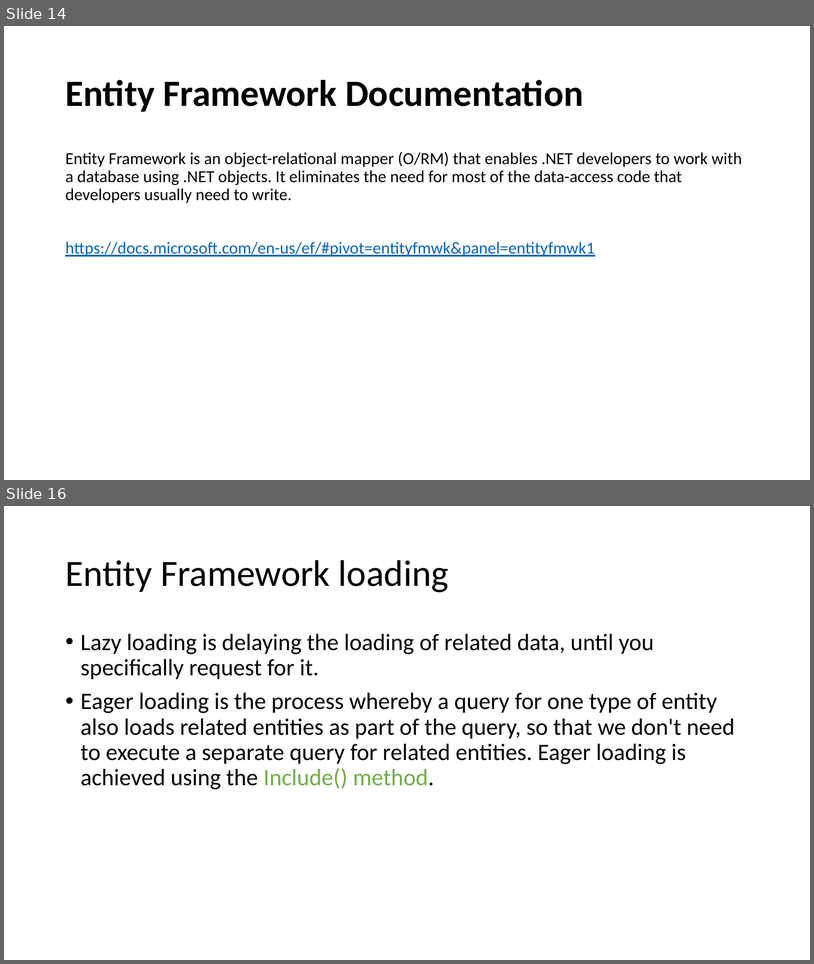
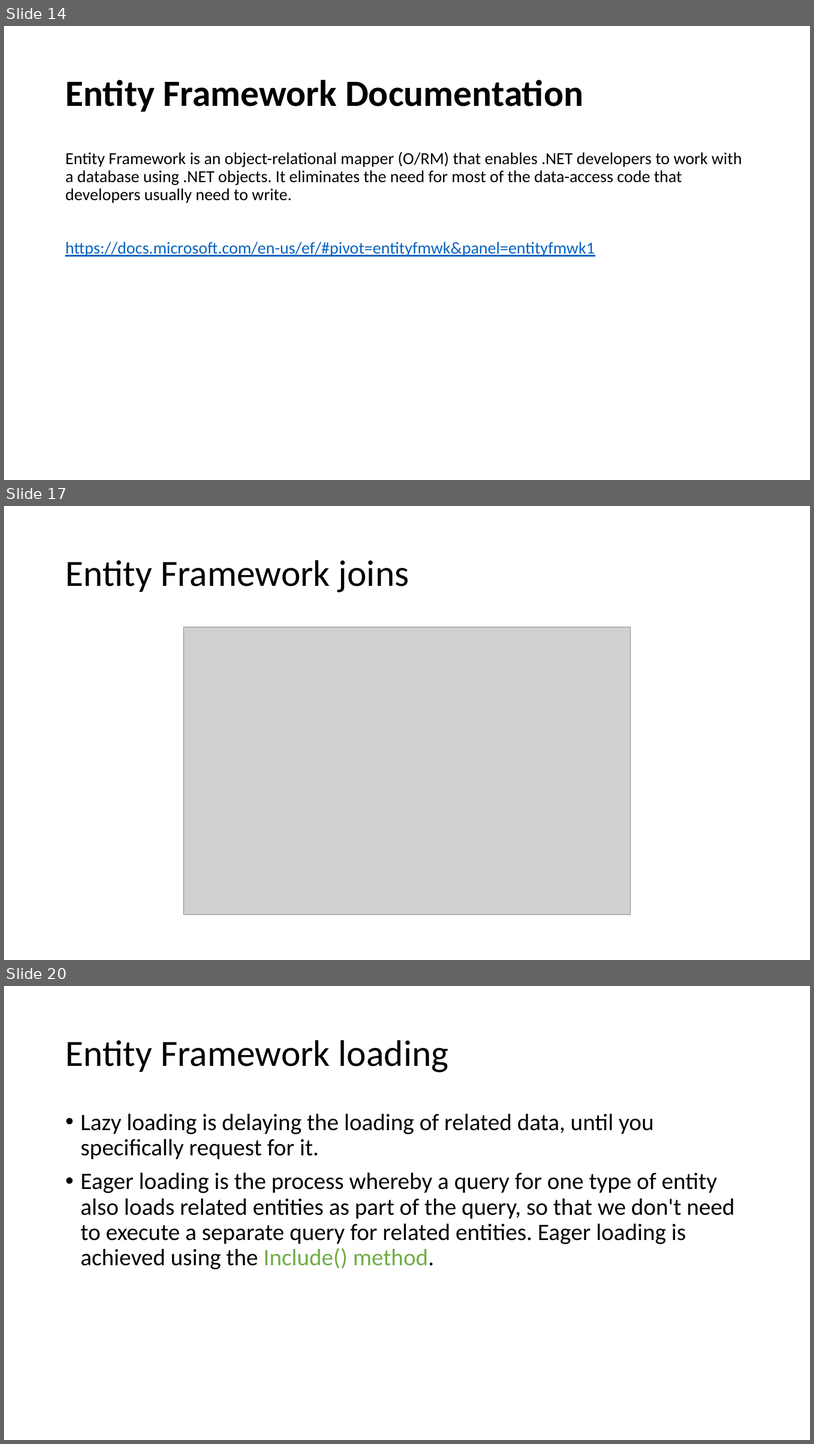
Before and after one commit to karenpayneoregon/VisualStudioEducation, a slide deck: PowerPoint/Working with Visual Studio.pptx. Shown one above the other, each under a label of ours: slides 14 and 16 before the commit, slides 14, 17 and 20 after it; the slides between them are not shown. The pictures are 814x964 and 814x1444 pixels, drawn with LibreOffice and Linux fonts; fonts in the diff are those of the drawing; grey boxes stand for pictures. Boxes give left, top, right and bottom in pixels: in the first picture for what was removed or moved away, otherwise in the second. Text is boxed around its words. In the diff, an @@ line names an element or a change of style, - is before the commit and + after.

```diff
--- a/PowerPoint/Working with Visual Studio.pptx
+++ b/PowerPoint/Working with Visual Studio.pptx
@@ slide 17 added at (4,506,810,960), background #FFFFFF @@
@@ title added at (65,560,410,592), 44 pt, text #000000 @@
+Entity Framework joins
@@ picture added at (184,627,631,915) @@
@@ what was slide 16 is now slide 20 @@
```
Also in this commit, not shown: 5 other slides added, 1 slide removed, 23 other files.
